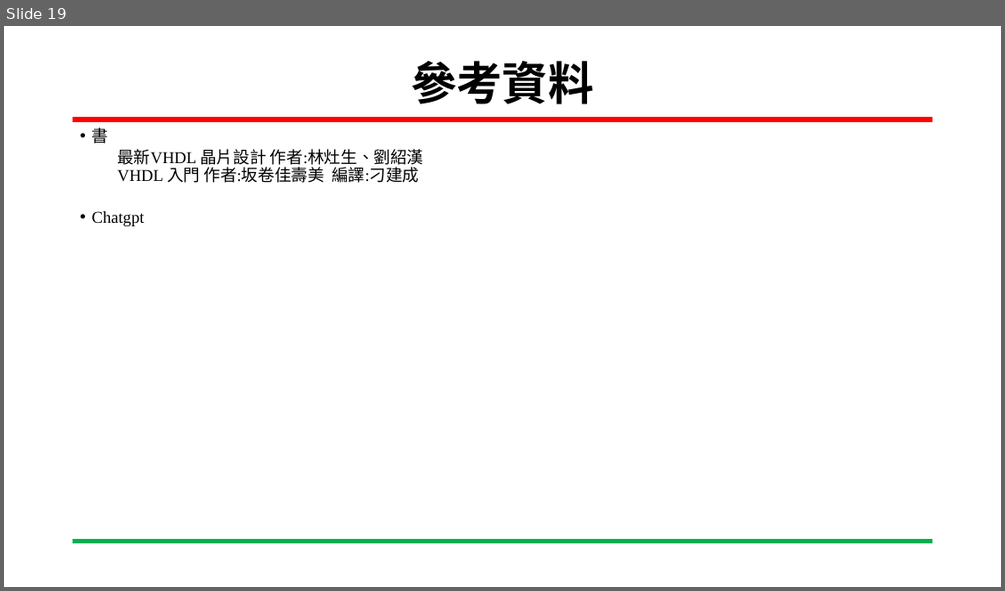
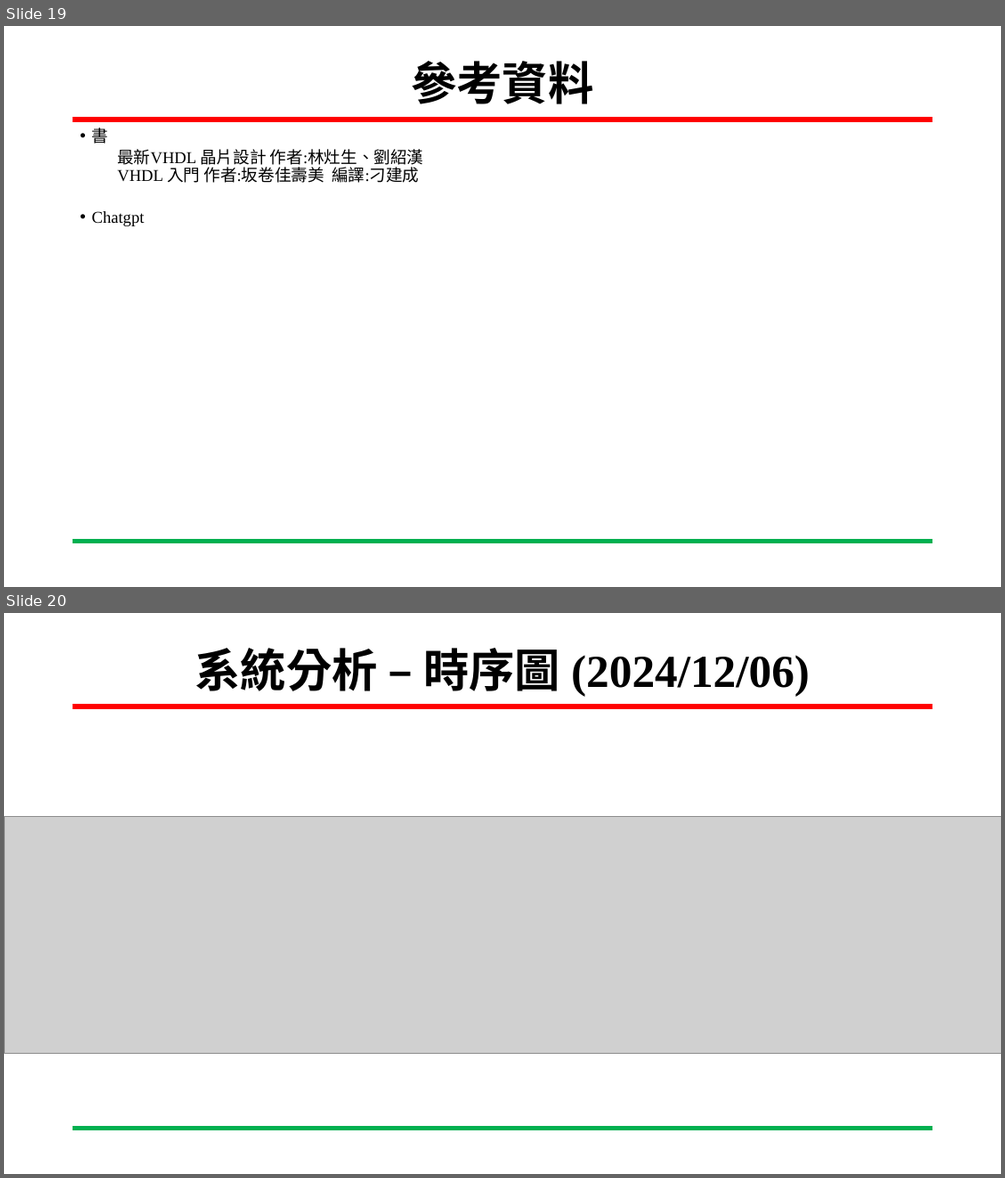
Before and after one commit to chjason123/SoC_, a slide deck: 專案進度報告_陳冠華_20241122.pptx. Shown one above the other, each under a label of ours: slide 19 before the commit, slides 19 and 20 after it. The pictures are 1005x591 and 1005x1178 pixels, drawn with LibreOffice and Linux fonts; fonts in the diff are those of the drawing; grey boxes stand for pictures; background and template pictures are left out. Boxes give left, top, right and bottom in pixels: in the first picture for what was removed or moved away, otherwise in the second. Text is boxed around its words. In the diff, an @@ line names an element or a change of style, - is before the commit and + after.

```diff
--- a/專案進度報告_陳冠華_20241122.pptx
+++ b/專案進度報告_陳冠華_20241122.pptx
@@ slide 20 added at bbox=[4, 613, 1001, 1174], background #FFFFFF; not listed: 2 template elements that a slide beside it also shows @@
@@ title added at bbox=[195, 648, 809, 697], 44 pt, text #000000, bold @@
+系統分析 – 時序圖 (2024/12/06)
@@ picture added at bbox=[4, 817, 1001, 1054] @@
```
Also in this commit, not shown: 1 other file.
